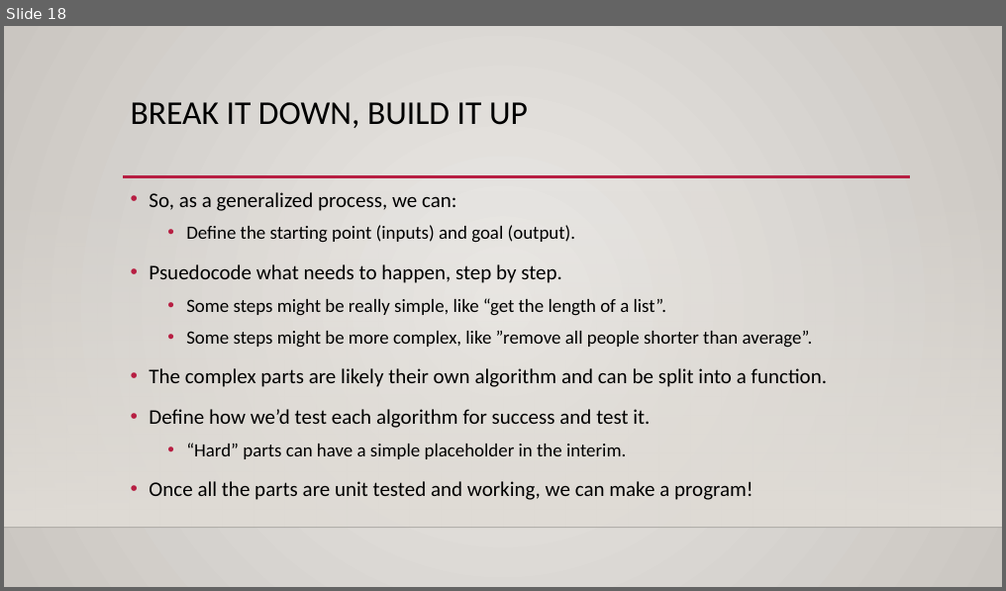
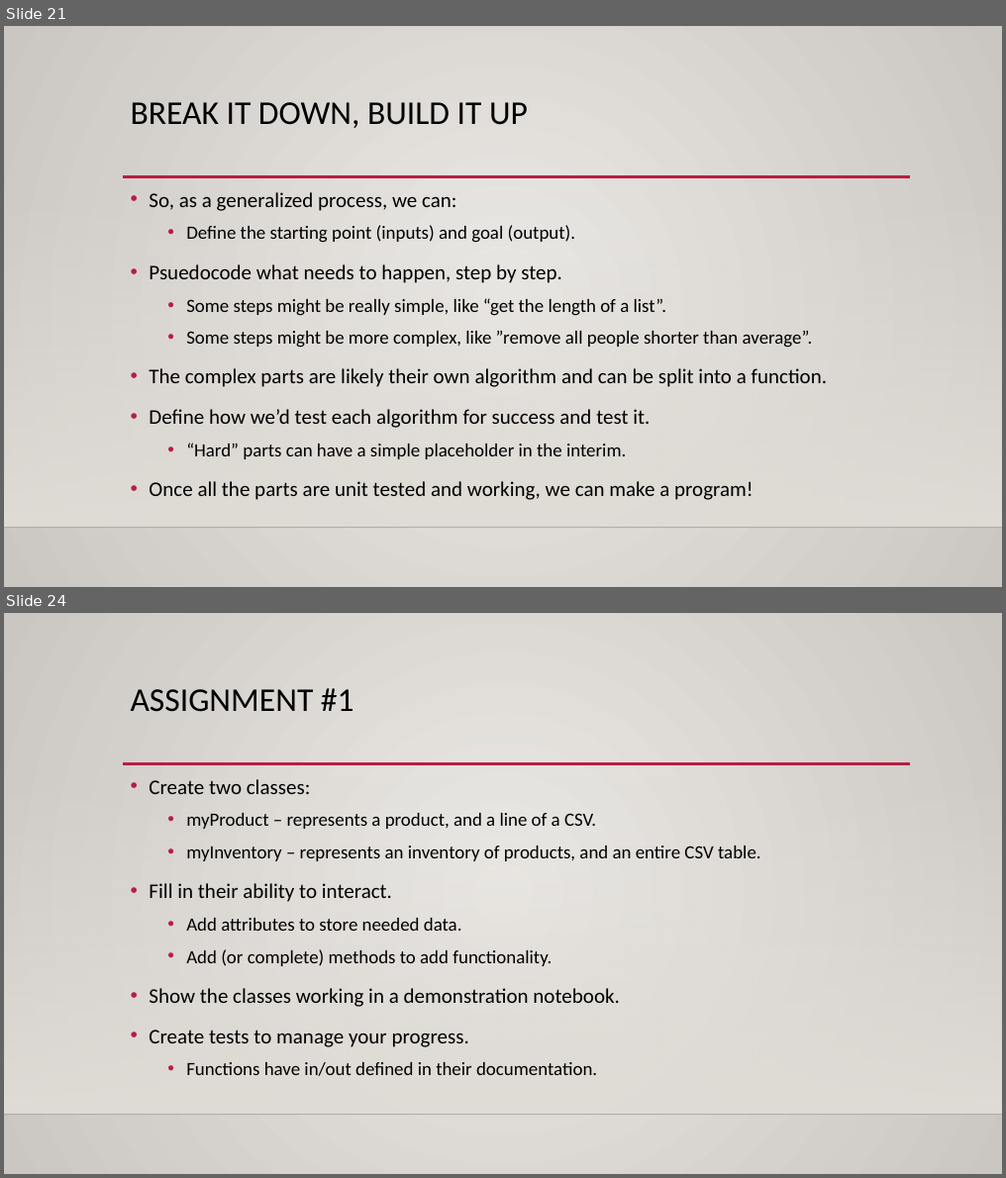
Before and after one commit to AkeemSemperDataScience/Programming_Basics_for_Machine_Learning_Students, a slide deck: reference_material/slides/012_algo_interface_errors.pptx. Shown one above the other, each under a label of ours: slide 18 before the commit, slides 21 and 24 after it; the slides between them are not shown. The pictures are 1006x591 and 1006x1178 pixels, drawn with LibreOffice and Linux fonts; fonts in the diff are those of the drawing; background and template pictures are left out. Boxes give left, top, right and bottom in pixels: in the first picture for what was removed or moved away, otherwise in the second. Text is boxed around its words. In the diff, an @@ line names an element or a change of style, - is before the commit and + after.

```diff
--- a/reference_material/slides/012_algo_interface_errors.pptx
+++ b/reference_material/slides/012_algo_interface_errors.pptx
@@ slide 24 added at bbox=[4, 613, 1002, 1174], background gradient #ECEAE7 to #CAC7C1; not listed: 3 template elements that a slide beside it also shows @@
@@ title added at bbox=[131, 688, 354, 712], 32 pt, text #000000 @@
+ASSIGNMENT #1
@@ text added at bbox=[149, 779, 761, 1076], 18 pt, text #000000 @@
+• Create two classes:
+  • myProduct – represents a product, and a line of a CSV.
+  • myInventory – represents an inventory of products, and an entire CSV table.
+• Fill in their ability to interact.
+  • Add attributes to store needed data.
+  • Add (or complete) methods to add functionality.
+• Show the classes working in a demonstration notebook.
+• Create tests to manage your progress.
+  • Functions have in/out defined in their documentation.
@@ what was slide 18 is now slide 21 @@
```
Also in this commit, not shown: 2 slides changed, 4 other slides added, 3 other files.
